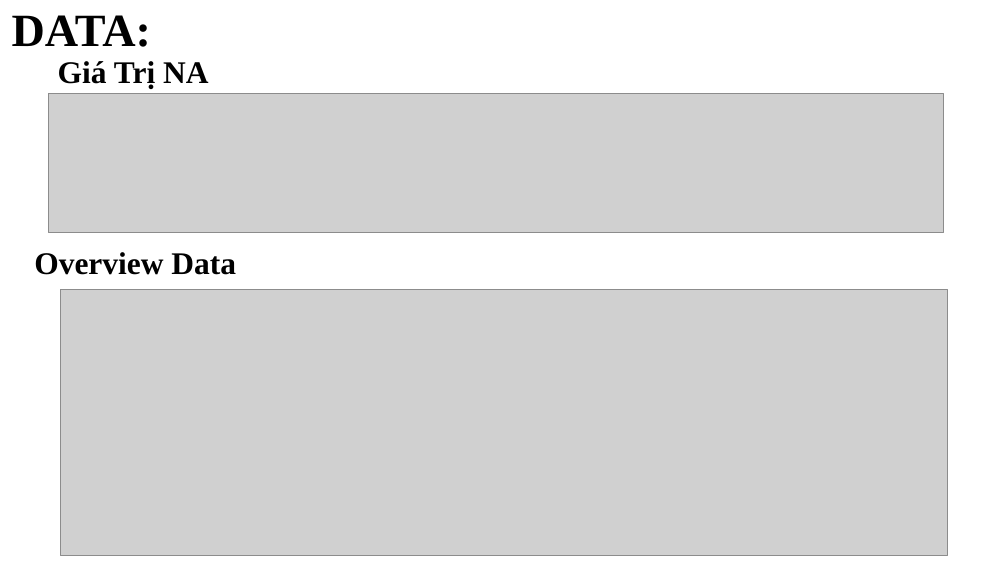
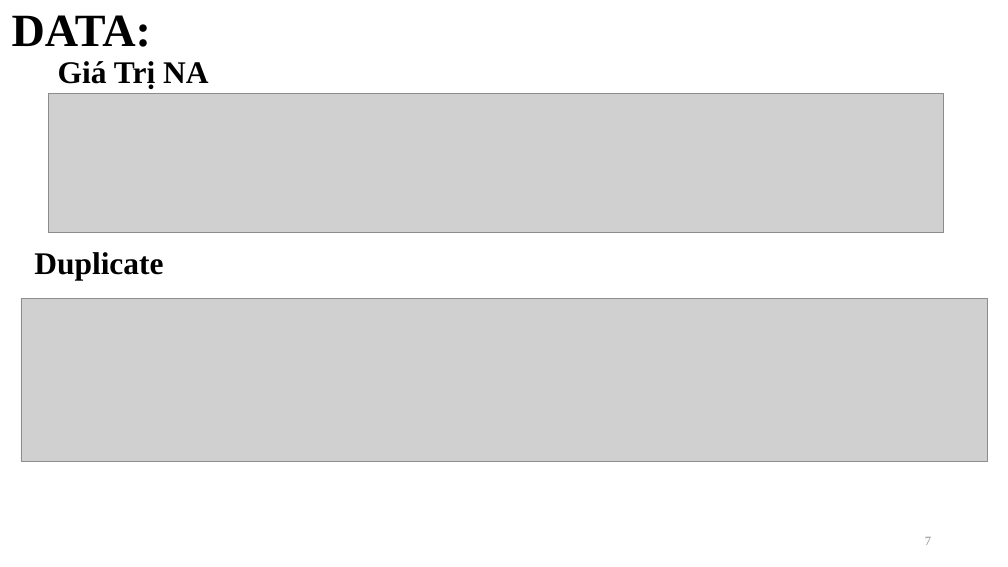
Before and after one commit to quocdunglxag123/Project-DM-Nhom10, a slide deck: slide 7 of Nhom10-report.pptx. Drawn at 1008x567 pixels with LibreOffice and Linux fonts; fonts in the diff are those of the drawing; grey boxes stand for pictures. Boxes give left, top, right and bottom in pixels: in the first picture for what was removed or moved away, otherwise in the second. Text is boxed around its words. In the diff, an @@ line names an element or a change of style, - is before the commit and + after.

```diff
--- a/Nhom10-report.pptx
+++ b/Nhom10-report.pptx
@@ text at (x1=34, y1=252, x2=163, y2=280): text changed @@
-Overview Data
+Duplicate
@@ picture resized from (x1=60, y1=290, x2=948, y2=556) to (x1=21, y1=299, x2=988, y2=462) @@
@@ page number added at (x1=925, y1=537, x2=931, y2=545), 12 pt, text #8C8C8C @@
+7
```
Also in this commit, not shown: 3 other slides changed, 1 slide added, 1 other file.
